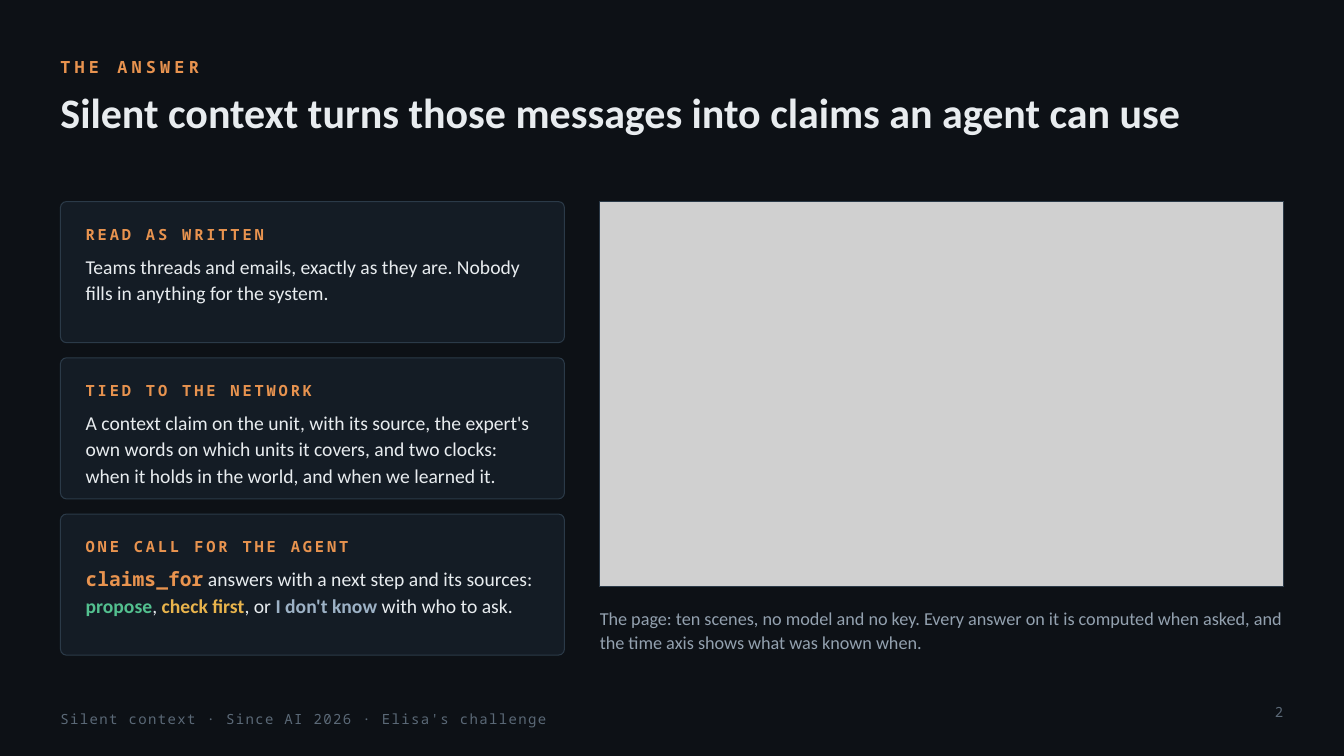
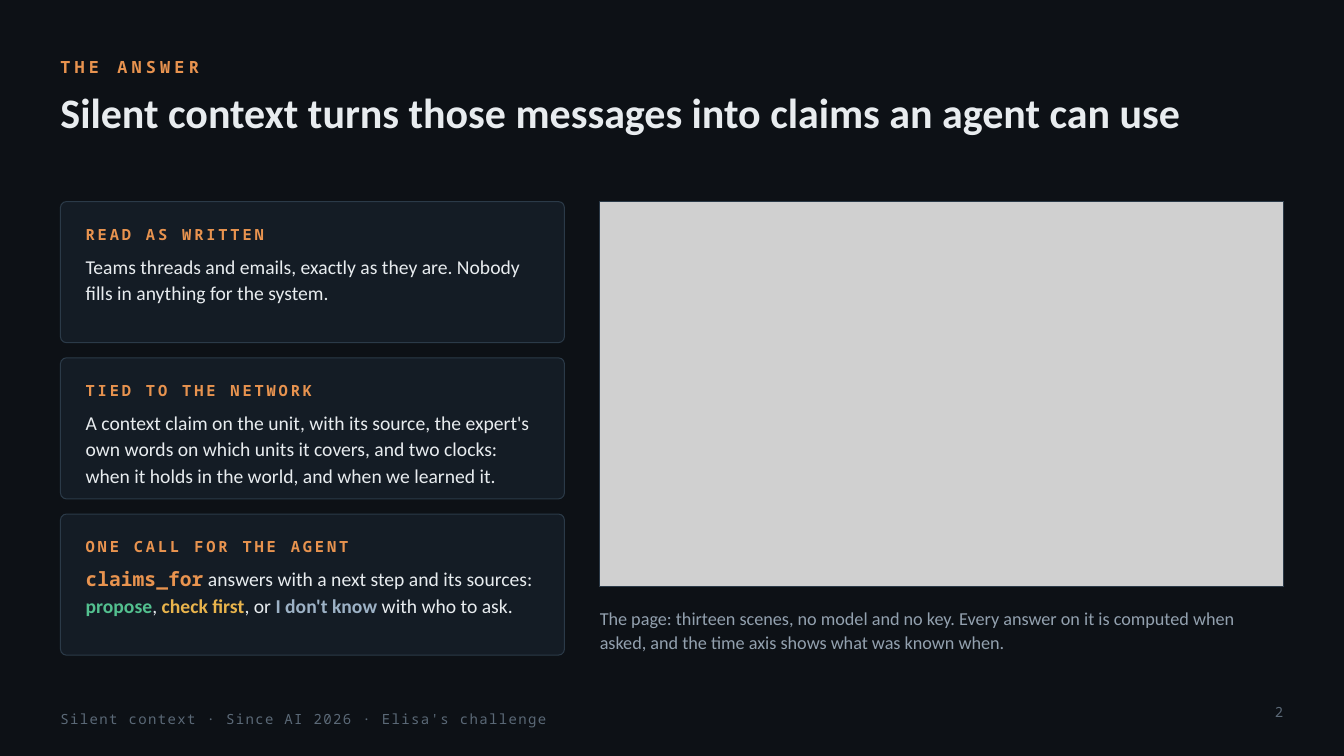
Before and after one commit to pkorrrhonen-cmd/silent-context, a slide deck: slide 2 of docs/slides/silent-context.pptx. Drawn at 1344x756 pixels with LibreOffice and Linux fonts; fonts in the diff are those of the drawing; grey boxes stand for pictures. Boxes give left, top, right and bottom in pixels: in the first picture for what was removed or moved away, otherwise in the second. Text is boxed around its words. In the diff, an @@ line names an element or a change of style, - is before the commit and + after.

```diff
--- a/docs/slides/silent-context.pptx
+++ b/docs/slides/silent-context.pptx
@@ text at [600, 612, 1234, 651]: text changed @@
-The page: ten scenes, no model and no key. Every answer on it is computed when asked, and the time axis shows what was known when.
+The page: thirteen scenes, no model and no key. Every answer on it is computed when asked, and the time axis shows what was known when.
```
Also in this commit, not shown: 5 other slides changed, 2 slides added, 32 other files.
